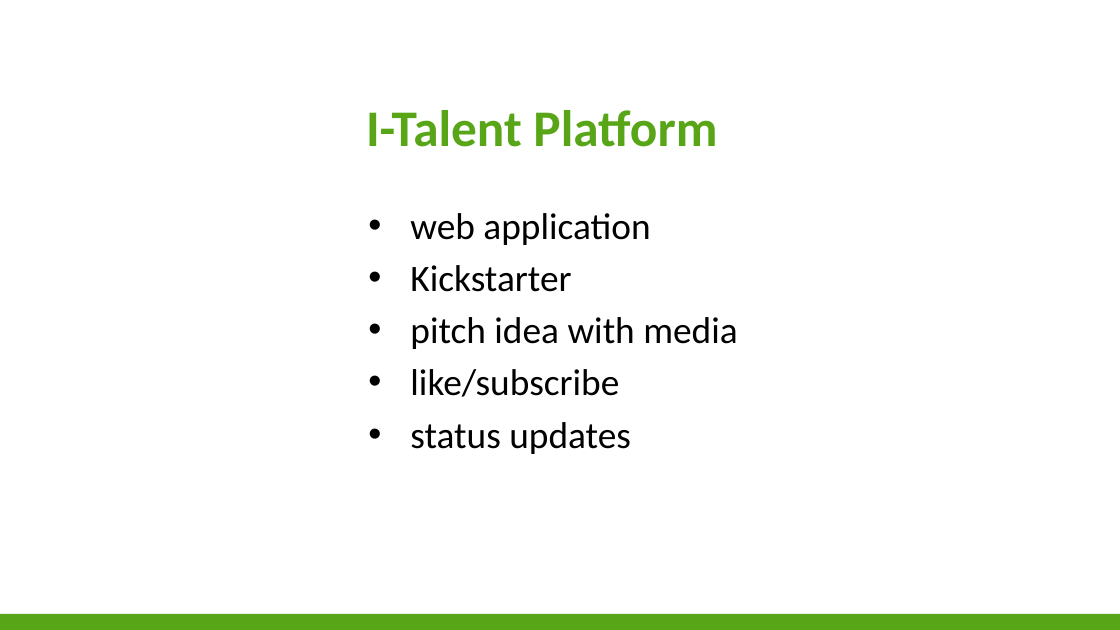
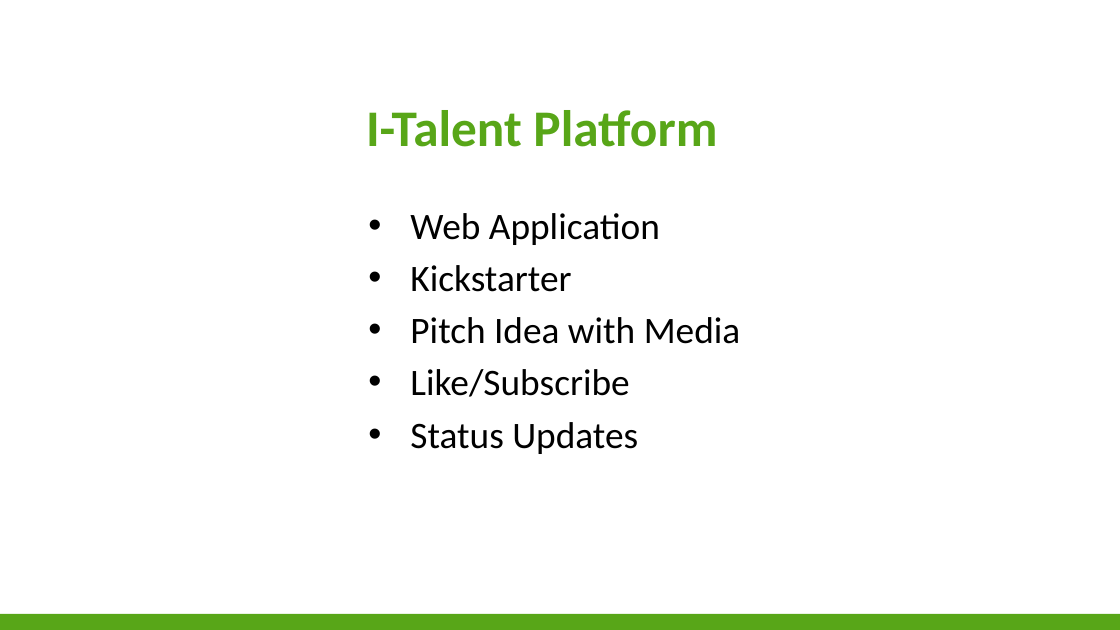
Before and after one commit to niekvandael/iTalent, a slide deck: slide 2 of italent/documents/english/EnglishPresentation.pptx. Drawn at 1120x630 pixels with LibreOffice and Linux fonts; fonts in the diff are those of the drawing; background and template pictures are left out. Boxes give left, top, right and bottom in pixels: in the first picture for what was removed or moved away, otherwise in the second. Text is boxed around its words. In the diff, an @@ line names an element or a change of style, - is before the commit and + after.

```diff
--- a/italent/documents/english/EnglishPresentation.pptx
+++ b/italent/documents/english/EnglishPresentation.pptx
@@ text at (410,213,660,245): text changed @@
-• web application
+• Web Application
@@ text at (410,317,741,454): text changed @@
-• pitch idea with media
-• like/subscribe
-• status updates
+• Pitch Idea with Media
+• Like/Subscribe
+• Status Updates
```
Also in this commit, not shown: 4 slides added, 1 slide removed, 1 other file.
